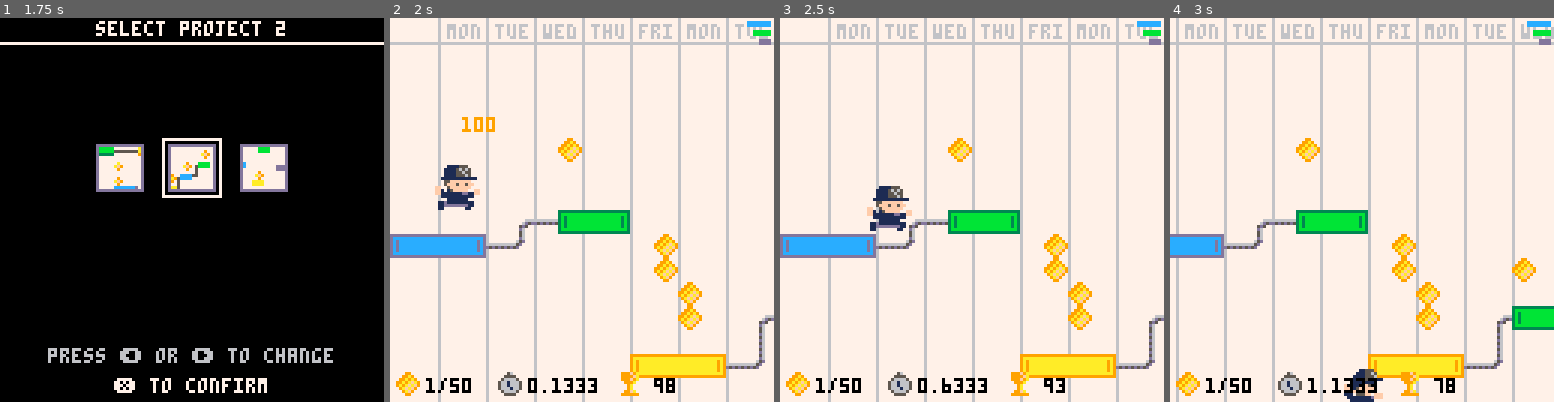
Above: before the commit, frames 1-4 (left to right).
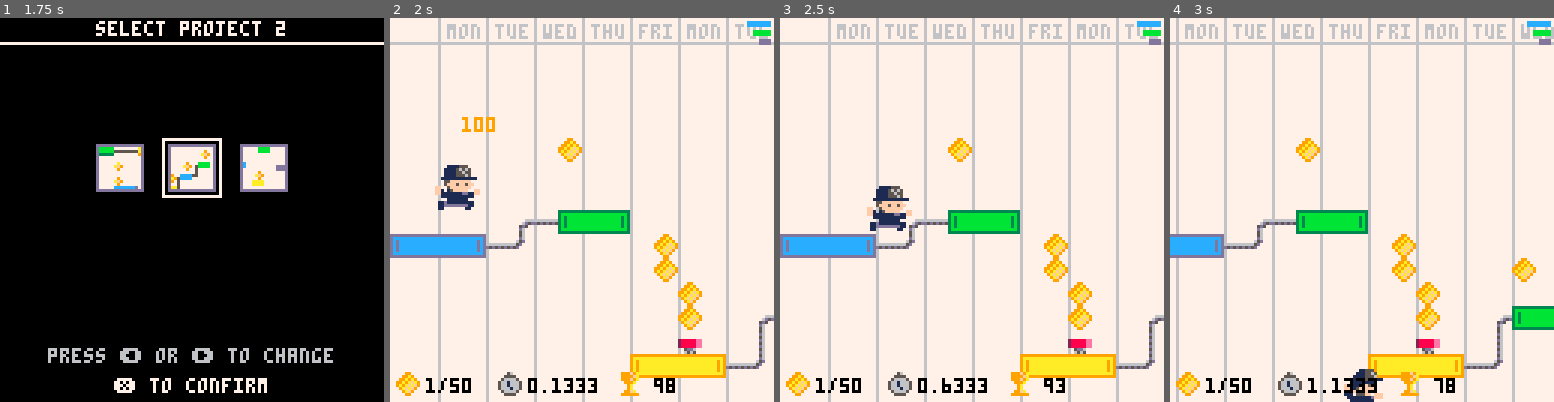
Above: after the commit, the same moments.

Repository: teamgantt/gantt-runner
Game: PICO-8 cartridge gantt-runner.p8
Same seed, same stepped clock (60 frames per second), same inputs: the game is played once before the commit and once after it.
Inputs:
- Up to frame 1 (1.75 s): tap X (X key) at 0.33, 1.07 s; tap O (Z key) at 0.7, 1.7 s; hold Right from 1.6 s (still down)
- Up to frame 2 (2 s): keep holding Right; tap X (X key) at 1.85 s
- Up to frame 3 (2.5 s): release Right at 2.1 s; tap O (Z key) at 2.1 s; hold Right from 2.47 s (still down)
- Up to frame 4 (3 s): keep holding Right; tap O (Z key) at 2.5, 2.9 s; tap X (X key) at 2.97 s

Frame 1 is identical in both runs. In frame 2, 0.2% of the frame differs, in the area x 75-82%, y 83-88%; in frame 3, 0.2%; in frame 4, 0.2%.

Commit message:
fixes double jump
- also adds springboards!

Diff:
--- a/gantt-runner.p8
+++ b/gantt-runner.p8
@@ -158,14 +158,14 @@
 004494151419590000449415141959000044941fff195900050c500050ccc0c055555555000000000000000000000000d77777777777777d0000000000000000
 044951515151919004495f51515191900449515fff51919000000000000000c077777777000000000000000000000000dc7777777777777d0000000000000000
 0494ff1515ff19900494fff5151519900494151515151940777777777777777700000000000000000000000000000000dc7777777777dddd0000000000000000
-0491ff5151ff49900491fff151514190049151515151494000000000000000000a000000006006000000000000000000d77777777777dddd0000000000000000
-0494ff1515ff199004941515151519900494151515151990000aa000000500000841d600005555000000000000000000d77777977777777d0000000000000000
-0491515151514990049151515ff141900491515151514940000aa0000005000000141d60650550560000000000000000d7777af97777777d0000000000000000
-044915151514959004491515fff49590044915fff5149490000aa000000aa00001511651055005500000000000000000d77777977777777d0000000000000000
-0044914141494400004491414f491400004491fff1494400000aa00000aaa00001d5d5d1055005500000000000000000d777aaaa7777777d0000000000000000
-0004499999944000000449999991400000044999999440000aaaaaa000a4aa0a015d5d51650550560000000000000000d777aaaa7777777d0000000000000000
-00004444444400000000444444140000000041111114000000aaaa00aa009aa00115d510005555000000000000000000d77777777777777d0000000000000000
-000004444440000000000444444000000000044444400000000aa0000000000000111100006006000000000000000000dddddddddddddddd0000000000000000
+0491ff5151ff49900491fff151514190049151515151494000000000000000000a0000006660066600000000288888eed77777777777dddd0000000000000000
+0494ff1515ff199004941515151519900494151515151990000aa000000500000841d6006600006600000000288888eed77777977777777d0000000000000000
+0491515151514990049151515ff141900491515151514940000aa0000005000000141d606060060600000000288888eed7777af97777777d0000000000000000
+044915151514959004491515fff49590044915fff5149490000aa000000aa0000151165100066000288888ee055dd660d77777977777777d0000000000000000
+0044914141494400004491414f491400004491fff1494400000aa00000aaa00001d5d5d100066000288888ee00056000d777aaaa7777777d0000000000000000
+0004499999944000000449999991400000044999999440000aaaaaa000a4aa0a015d5d5160600606288888ee00600500d777aaaa7777777d0000000000000000
+00004444444400000000444444140000000041111114000000aaaa00aa009aa00115d51166000066005dd60000565600d77777777777777d0000000000000000
+000004444440000000000444444000000000044444400000000aa0000000000000111110666006660065650000056000dddddddddddddddd0000000000000000
 00000000000000000000000000000000000000000000000000000000000000000000000000000000000000000000000000000000000000000000000000000000
 00000000000000000000000000000000000000000000000000000000000000000000000000000000000000000000000000000000000000000000000000000000
 00000000000000000000000000000000000000000000000000009100000000000000000000000000000000000000000000000000000000000000000000000000
@@ -184,16 +184,16 @@
 00000000000000000000000000009160000000000000000000000000000000000000000000000000000000000000000000000000000000000000000060000000
 00000000000000000000000000000000000000910000000000009100000000000000600000000000000000000000000000000000006000000000000000000000
 00000000000000000000000000009100000000000000000000000000000000000000000000000000000000000000000000000000000000000000000000600000
-00000000600000000000000030404040404050810000000000009100000000000000000000000000000000000000000000000000000000000000000000600000
+000000006000000000000000304040404040508100000000a7a79100000000000000000000000000000000000000000000000000000000000000000000600000
 00000000000000000000000000009100000000000000000000000000600000600000000000006000000000000000000000000000606000000000000000000000
-00000000000000000000000000000000000000000000000011208100000000000000000000000000000000000000000000000000112090909090909030500000
+0000000000a700000000000000000000000000000000000011208100000000000000000000000000000000000000000000000000112090909090909030500000
 000000000000006000000000000091000060000000000000000000600000c0e09080000000c3e390908000000000000000000030405090909080000000000000
 000000c3d3e300000000000000000000000000000000000000000000000000000000006000000000006000000000000000000000000000000000000000000000
 00000000000030508000000000007190c0d0e0800000000000000000000000000091000000000000009100000000000000000000000000000091000000000000
 00000000000000000000000000000000000000000000000000000000000000000000111020909090c0d0e0000000000000000000000000000000000000000000
-00000000000000009100000000000000000000910000000060000000000000000091000000000000009100006000000000000000000000000091000000000000
+000000000000000091000000000000000000009100000000600000000000000000910000000000000091000060a7000000000000000000006091000000000000
 00000000000000000000000000000000000000000000000000000000000000000000000000000000000000000000000000000000000000000000000000000000
-0060000000000000910000000000000000000071909090c3d3e390800000000000910060000000000071c0d0d0e0800000000000000000006071909090909090
+0060a70000000000910000000000000000000071909090c3d3e390800000000000910060000000000071c0d0d0e080000000000000000000a771909090909090
 00000000000000000000000000000000000000000000000000000000000000000000000000000000000000000000000000000000000000000000000000000000
 11102080000000009100000000000000000000000000000000000091606000000071305000000000000000000000d29090909090909090112080000000000000
 00000000000000000000000000000000000000000000000000000000000000000000000000000000000000000000000000000000000000000000000000000000
@@ -361,7 +361,7 @@
 
 
 __gff__
-0001010101010200000000000101010000010000000000000000000005050500000000000000000000000000000000000000000000000000000000000101010000000000000000000000000000000000000000000000000000000000000000000000000000000000000000000000000000000000000000000000000000000000
+0001010101010200000000000101010000010000000000000000000005050500000000000000000000000000000000000000000000000000000000000101010000000000000000000000000000000000000000000000000000000000000000000000000000000000000000000000000000000000000000000000080000000000
 0000000000000000000000000000000000000000000000000000000000000000000000000000000000000000000000000000000000000000000000000000000000000000000000000000000000000000000000000000000000000000000000000000000000000000000000000000000000000000000000000000000000000000
 __map__
 0000000000000000000000000000000000000000000000000000000000000000000000000000000000000000000000000000000000000000000000000000000000000000000000000000000000000000000000000000000000000000000000000000000000000000000000000000000000000000000000000000000000000000
@@ -375,8 +375,8 @@
 000000000000000000000000000711010101010101020909080000000000000600000000000709090c0d0d0d0d0d0e090909030404050800000000000000000000000000000000000006190000060006070911020909080000000000000000000006000000000000170909090304040404040404040404040509091c1d1d1e09
 00000000060000000000000000190000000000000000000019000000000000000000000000190000000000000000000000000000000019000000110101010102090909090909090909092c0000000000190000000000190000000000000000000000060000000000000000000000000000000000000000000000000000000000
 0000000000000000000000000019000000000000000000001900000000060000030404050918000000000000000000060000000000001900000000000000000000000000000000000000190000000000190000000000190000000000000000000000000000000600000000000000000000000000000000000000000000000000
-0304040404040508060000000017090800000000000000001900000000000000000000000000000000000000000000060000000000001900060000000000000000000000000000000000170903040405180000000000170909090909090909091101010102080000000000000000000000000000000000000000000000000000
-0000000000000019000000000000001900000000000000001900000000000000000000000000000000000000000000060000000000072c00000000000000000000000000000000000000000000000000000000000000000000000000000000000000000000171101020000000000000000000000000000000000000000000000
+03040404040405080600000000170908000000000000000019000000000000000000000000000000000000000000000600000000000019000600000000000000000000000000000000001709030404051800000000001709090909090909090911010101020800007a0000000000000000000000000000000000000000000000
+0000000000000019000000007a0000190000000000000000190000007a00000000000000000000000000000000000006007a000000072c0000007a00000000000000000000000000007a000000000000000000000000000000000000000000000000000000171101020000000000000000000000000000000000000000000000
 000000000000001709090c0d0d0d0e1800000000000000001709093c3d3d3d3d3e00000000000000000000000000073c3d3e0909091817090c0d0d0d0e08000000000000000000003c3e000000000000000000000000000000000000000000000000000000000000000000000000000000000000000000000000000000000000
 0000000000000000000000000000000000000000000000000000000000000000000000000000000000000000000019000000000000000000000000000017090909030509080000000000000000000000000000000000000000000000000000000000000000000000000000000000000000000000000000000000000000000000
 0000000000000000000000000000000000000000000000000000000000000000000000000000000000000000000017090800000000000000000000000000000000000000190000000000000000000000000000000000000000000000000000000000000000000000000000000000000000000000000000000000000000000000
@@ -393,8 +393,8 @@
 00000000000000000000000600000000060006000709110101020000000000001900000600000000000000000019000000000000000000000000190000000000000000000000000000000000000000000000000000000000000000002d0909080000000000000000000000000000000000000000000019000000000000000000
 000000000000000000000000060000000000000019000000000000000000000019000011020909090909090909180000000000000000000000002d0909093c3d3e0000000000000000000000030404050800000000073c3d3d3e09091800001900000000000000000000000000000000000007093c3e18000000000000000000
 000000000000000000000000060000070c0d0d0e180000000000000000000000190000000000000000000000000000000000000000000000000019000000000000000000000000000000000000000000190000000019000000000000000000190000000000000000000000000000000000001900000000000000000000000000
-0000000000000000000000000000001900000000000600000000000000000000190000000000000000000000000000000000000000000000000019000000000600000000000000000000000000000000190000000019000000000000000000190000000000000000000000000000000000061900000000000000000000000000
-0000000000000000000003040405091800000000000000000000000000000000190000000000000600060006000600000000000000000000000019000000000000000000000000000000000000000000171101010218000000000000000000190000000000000000000000000000000000001900000000000000000000000000
+0000000000000000000000007a0000190000000000060000000000000000000019000000000000000000000000000000000000000000000000001900000000060000000000000000000000000000000019007a7a0019000000000000000000190000000000000000000000000000000000061900000000000000000000000000
+000000000000000000000304040509180000000000000000000000000000000019000000000000060006000600067a00000000000000000000001900000000000000000000000000000000000000000017110101021800000000000000000019000000000000000000000000000000007a001900000000000000000000000000
 000000000000000000000000000000000000003c3d3d3e00000000000000000017090909090903040404040404040500000000000000000000002d090909110102000000000000000000000000000000000000000000000000000000000000190000000000000000000000000000000003051800000000000000000000000000
 
 
--- a/src/collision.lua
+++ b/src/collision.lua
@@ -52,6 +52,17 @@
 	end
 end
 
+function spring_collide(level)
+	-- check for collision with milestone
+	for k,spring in ipairs(level.springs) do
+		if (check_collision(player.x, player.y, 16, 16, spring.x, spring.y, 8, 8)) then
+			spring.up=1
+			player.dy=-player[g.character].boost*2
+			sfx(21)
+		end
+	end
+end
+
 -- Collision detection function;
 -- Returns true if two boxes overlap, false if they don't;
 -- x1,y1 are the top-left coords of the first box, while w1,h1 are its width and height;
--- a/src/levels.lua
+++ b/src/levels.lua
@@ -12,6 +12,7 @@
     player_x=10; -- player start position
     player_y=60;
     offset_y=0; -- collision offset for map
+    springs={};
     milestones={};
     milestone_cache={};
     milestone_pts={};
@@ -31,8 +32,13 @@
 
     update = function(self)
       	--animate milestone
-      for k,mile in ipairs(self.milestones) do
+      for k,mile in pairs(self.milestones) do
         mile:animate()
+      end
+
+      -- animate springs
+      for k,spring in pairs(self.springs) do
+        spring:animate()
       end
 
       -- animate milestone pts
@@ -46,10 +52,11 @@
 
       -- handle collisions
       milestone_collide(self)
+      spring_collide(self)
     end;
 
     setup = function(self)
-      self:setup_milestones()
+      self:setup_special_tiles()
     end;
 
     draw = function(self)
@@ -64,11 +71,16 @@
       for k,mile in ipairs(self.milestone_pts) do
         print('100', mile.x, mile.y, 9)
       end
+
+      -- draw springs
+      for k,spring in ipairs(self.springs) do
+        spr(spring.s, spring.x, spring.y)
+      end
     end;
 
 
     --cell coordinates for replacing "m" with milestones
-    setup_milestones = function(self)
+    setup_special_tiles = function(self)
       local cache = self.milestone_cache
       local cache_empty = count(cache) == 0
       local start_x = self.start_cell_x
@@ -99,7 +111,7 @@
 
       for x=start_x,end_x do
         for y=start_y,end_y do
-
+          -- check for milestone and replace with empty
           if (fget(mget(x,y), 1)) then
             local milestone = {
               x=x*8,
@@ -111,6 +123,31 @@
             add(self.milestones, milestone)
             if (cache_empty) add(cache, milestone)
 
+            mset(x,y,0)
+          end
+
+          -- check for springboard
+          if (fget(mget(x,y), 3)) then
+            local spring = {
+              x=x*8,
+              y=y*8-y_offset,
+              t=0,
+              up=0,
+              s=122,
+              animate=function(self)
+                if (self.up==1) then
+                  self.s=123
+                  self.t += 1
+                  if (self.t > 10) then
+                    self.up = 0
+                    self.t = 0
+                    self.s=122
+                  end
+                end
+              end
+            }
+
+            add(self.springs, spring)
             mset(x,y,0)
           end
         end
--- a/src/player.lua
+++ b/src/player.lua
@@ -28,6 +28,7 @@
 		w=12,
 		x=40,
 		y=60,
+		holding_jump=false,
 		has_double=true,
 		coyote_time=0,
 		feet_x=8,
@@ -173,7 +174,9 @@
 	elseif (
 		btnp(❎) and
 		player.falling and --
-		(player[g.character].can_double == true and player.has_double == true)) then
+		(player[g.character].can_double == true
+		 and player.has_double == true)
+		 and not player.holding_jump) then
 			player:jump()
 			player.has_double=false
 	end
@@ -223,8 +226,10 @@
 	--apply gravity based on if player is holding jump
 	if btn(❎) then
 		player.dy+=gravity
+		player.holding_jump=true
 	else
 		sfx(player.sfx_jump, -2)
+		player.holding_jump=false
 		player.dy+=fall_gravity
 	end
 
@@ -245,7 +250,6 @@
 			add_poof(player.x+player.w/2,player.y+player.h/2,'l')
 			add_poof(player.x+player.w/2,player.y+player.h/2,'r')
 		end
-
 
 		player.on_platform=true
 		player.has_double=true
Not shown, changed: the sound effects (__sfx__) section of gantt-runner.p8
Not shown, changed: gantt-runner.p8.png
Not shown, changed: gantt_runner_html/gantt_runner.js
